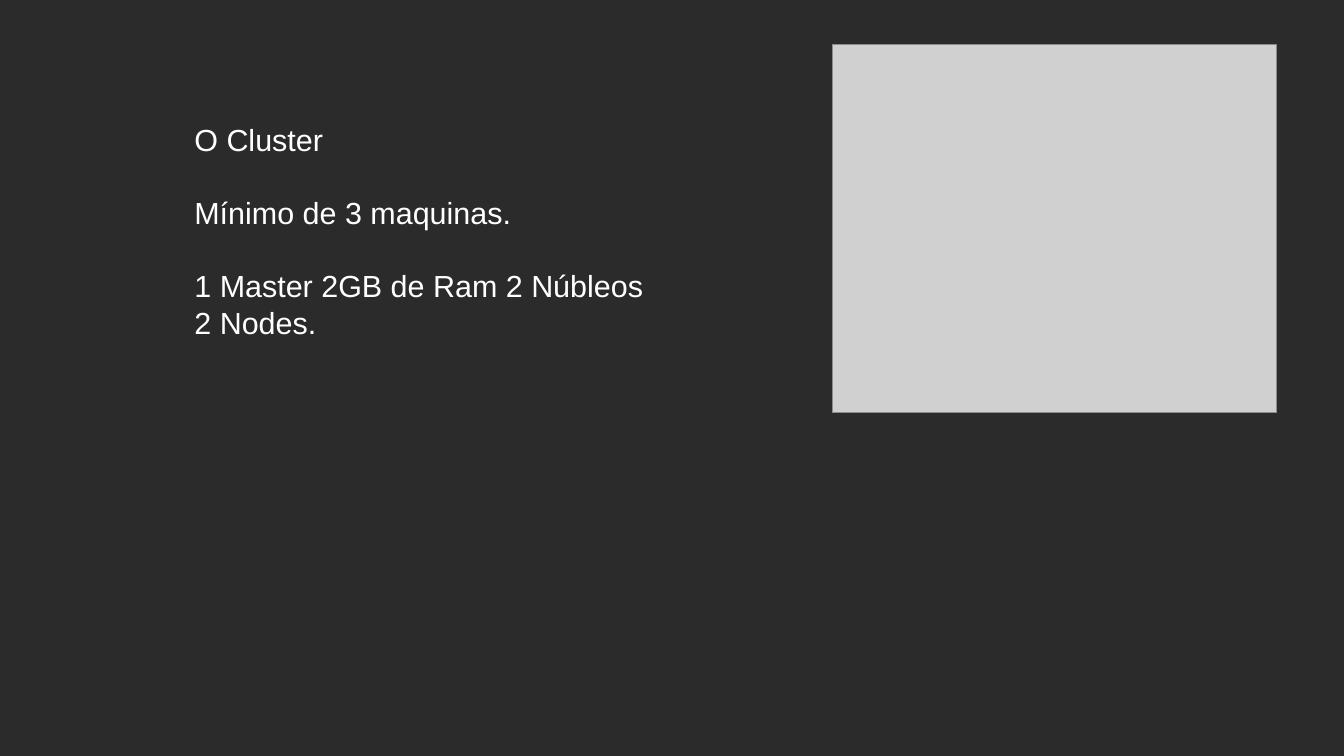
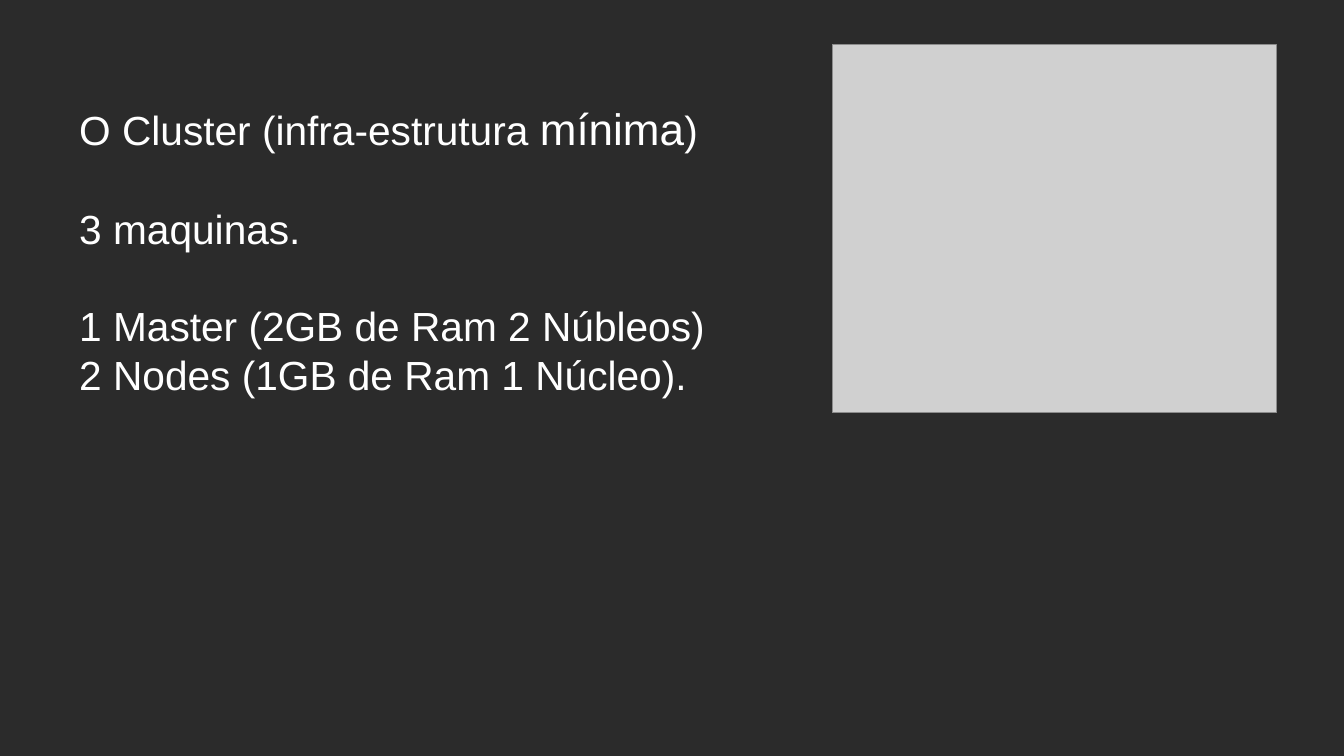
Before and after one commit to celsonery/kubernetes-docs, a slide deck: slide 10 of apresentacao_docker_kubernetes/apresentacao.odp (slide 7 before the commit). Drawn at 1344x756 pixels with LibreOffice and Linux fonts; fonts in the diff are those of the drawing; grey boxes stand for pictures; background and template pictures are left out; a plain dark background stands for a picture behind light text. Boxes give left, top, right and bottom in pixels: in the first picture for what was removed or moved away, otherwise in the second. Text is boxed around its words. In the diff, an @@ line names an element or a change of style, - is before the commit and + after.

```diff
--- a/apresentacao_docker_kubernetes/apresentacao.odp
+++ b/apresentacao_docker_kubernetes/apresentacao.odp
@@ text at <box>79,112,705,398</box>: text changed; size 18 to 24 pt @@
-O Cluster
-Mínimo de 3 maquinas.
-1 Master 2GB de Ram 2 Núbleos
-2 Nodes.
+O Cluster (infra-estrutura mínima)
+3 maquinas.
+1 Master (2GB de Ram 2 Núbleos)
+2 Nodes (1GB de Ram 1 Núcleo).
```
Also in this commit, not shown: 2 other slides changed, 6 slides added, 3 slides removed, 6 other files.
